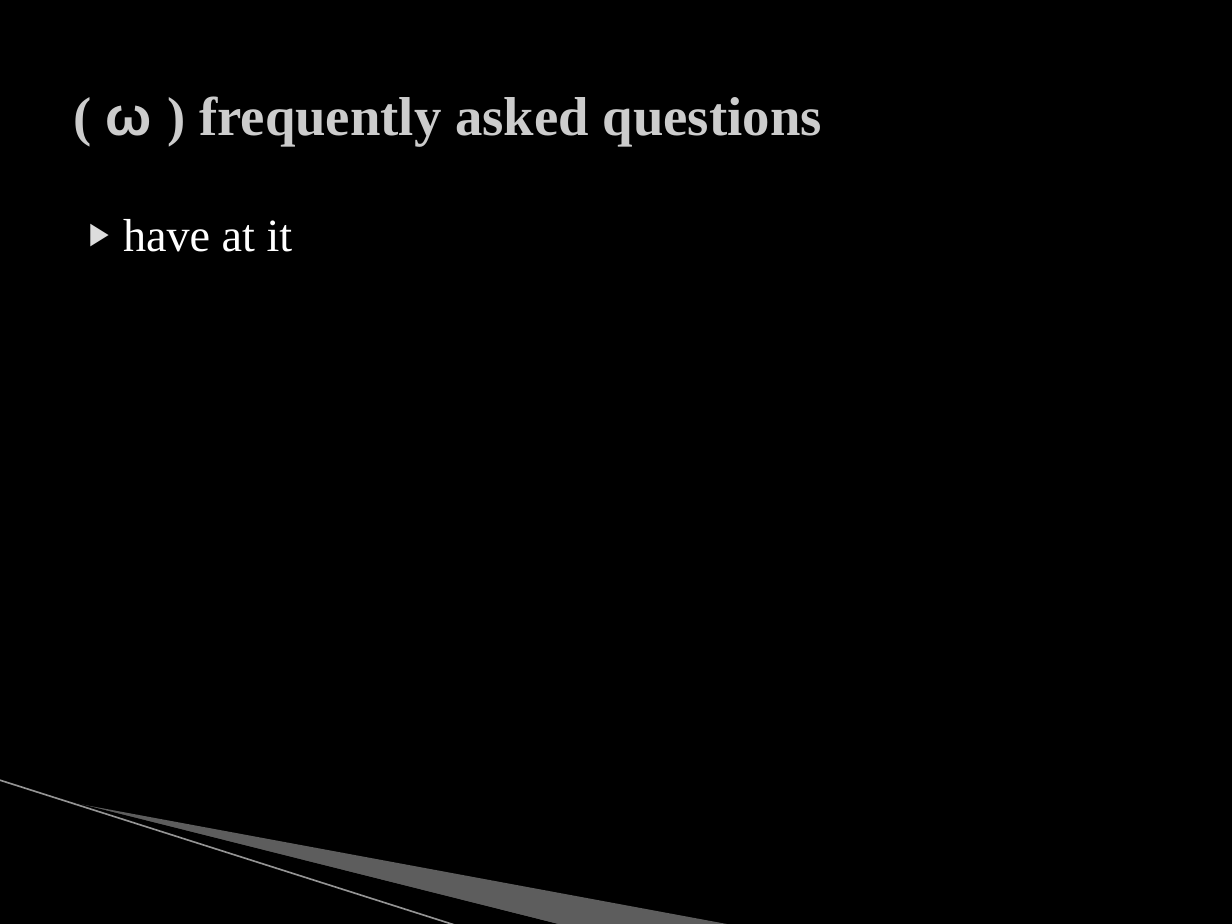
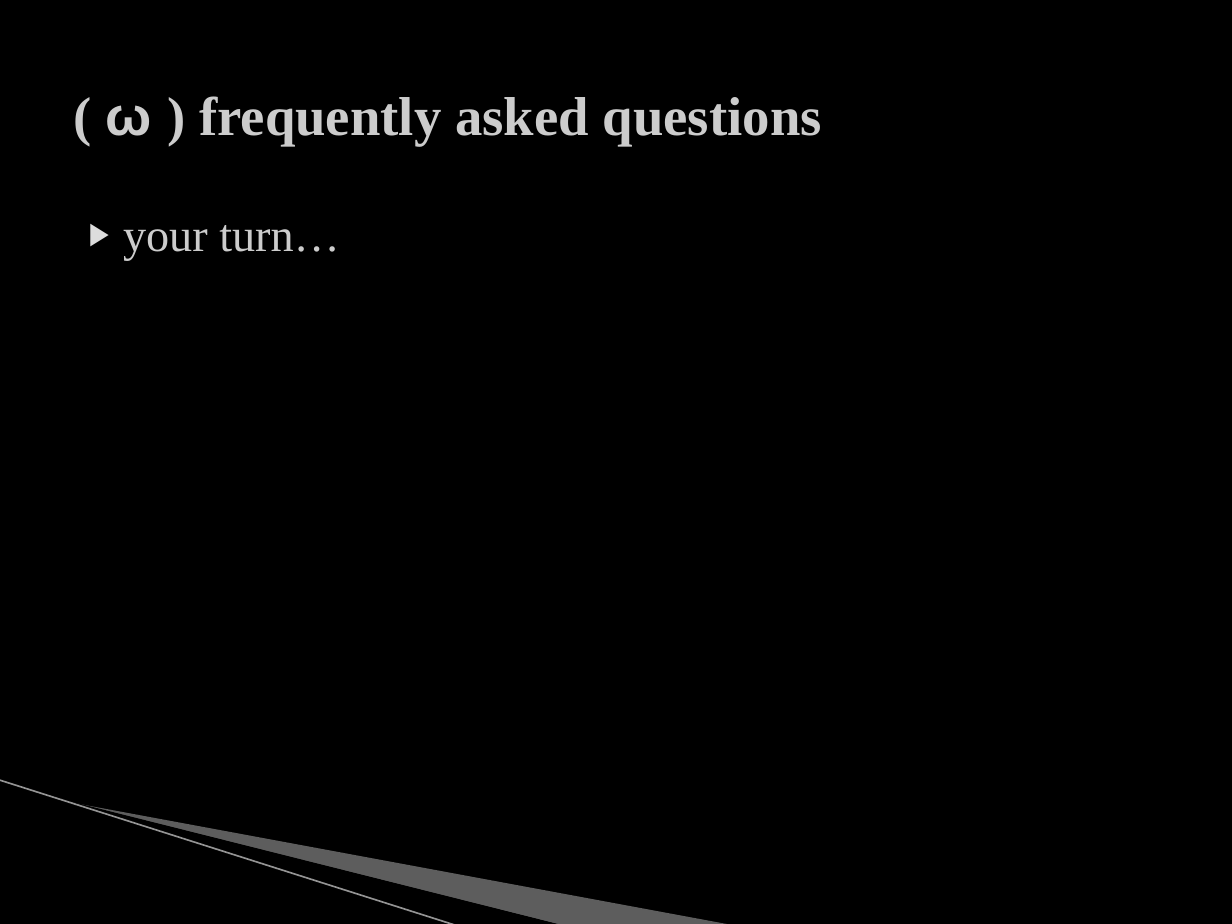
Before and after one commit to mjs0031/master_report, a slide deck: slide 30 of the_defense.pptx (slide 32 before the commit). Drawn at 1232x924 pixels with LibreOffice and Linux fonts; fonts in the diff are those of the drawing; background and template pictures are left out. Boxes give left, top, right and bottom in pixels: in the first picture for what was removed or moved away, otherwise in the second. Text is boxed around its words. In the diff, an @@ line names an element or a change of style, - is before the commit and + after.

```diff
--- a/the_defense.pptx
+++ b/the_defense.pptx
@@ text at (123, 225, 340, 261): text changed; text colour #FFFFFF to #CCCCCC @@
-▶ have at it
+▶ your turn…
```
Also in this commit, not shown: 9 other slides changed, 3 slides removed, 2 other files.
